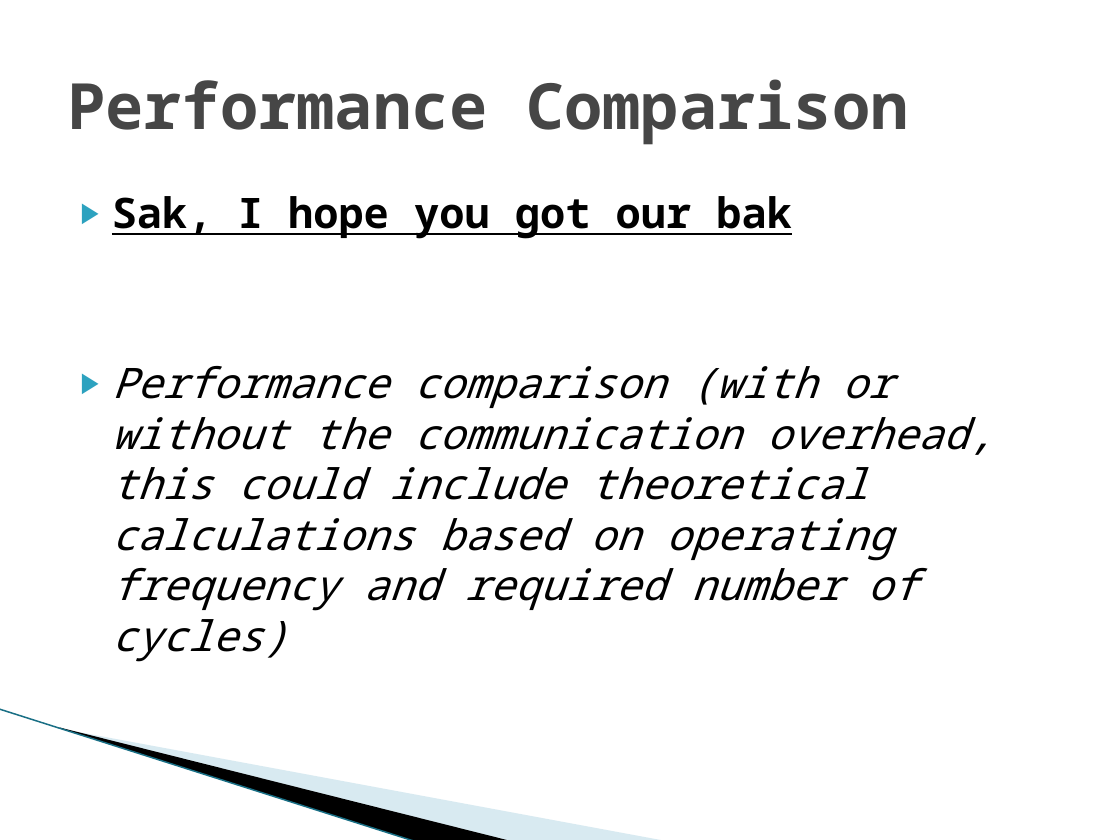
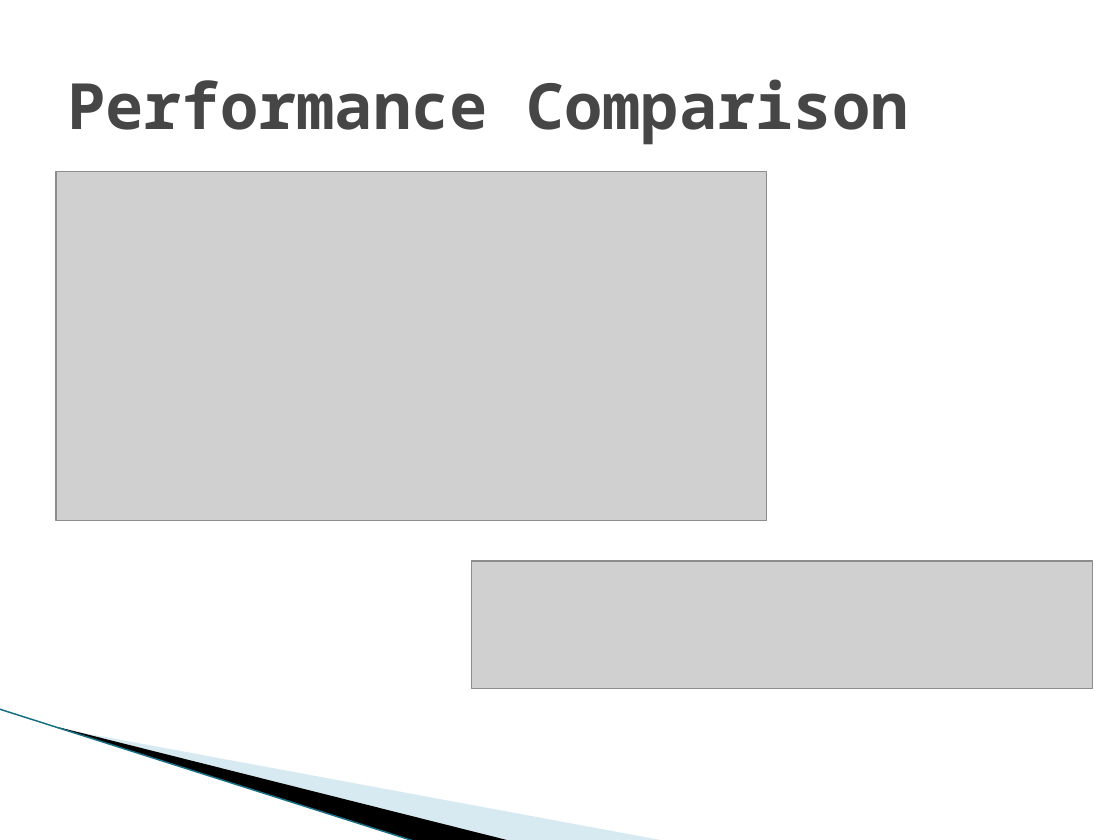
Before and after one commit to nz-Mark-Y/Object-Detection-SoC, a slide deck: slide 4 of documentation/Phase1.pptx. Drawn at 1120x840 pixels with LibreOffice and Linux fonts; fonts in the diff are those of the drawing; grey boxes stand for pictures; background and template pictures are left out. Boxes give left, top, right and bottom in pixels: in the first picture for what was removed or moved away, otherwise in the second. Text is boxed around its words. In the diff, an @@ line names an element or a change of style, - is before the commit and + after.

Commit message:
Few changes to PP.

```diff
--- a/documentation/Phase1.pptx
+++ b/documentation/Phase1.pptx
@@ picture added at <box>56,171,766,520</box> @@
@@ text removed at <box>112,196,994,662</box> @@
-▶ Sak, I hope you got our bak
-▶ Performance comparison (with or without the communication overhead, this could include theoretical calculations based on operating frequency and required number of cycles)
@@ picture added at <box>472,561,1092,689</box> @@
```
Also in this commit, not shown: 2 other slides changed.
